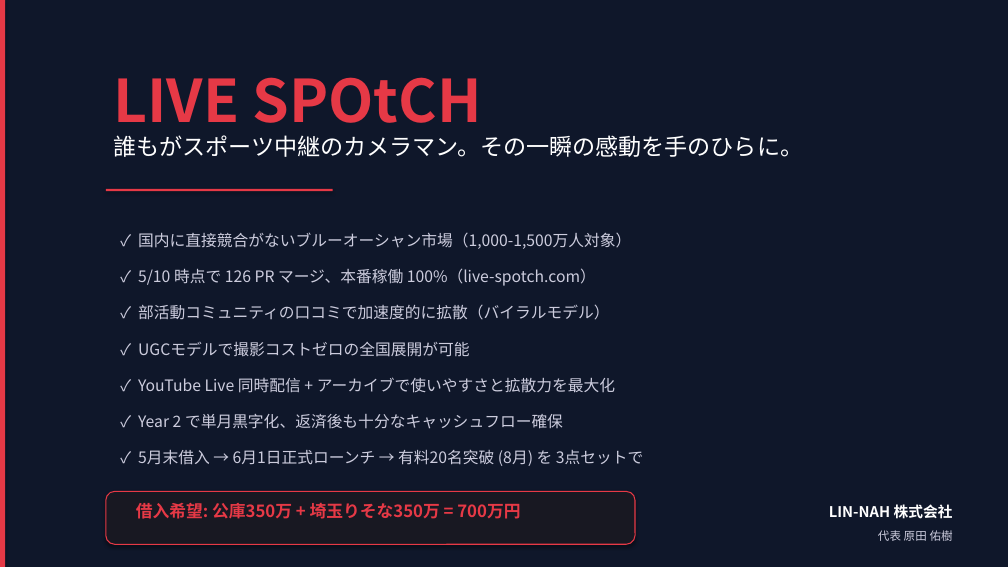
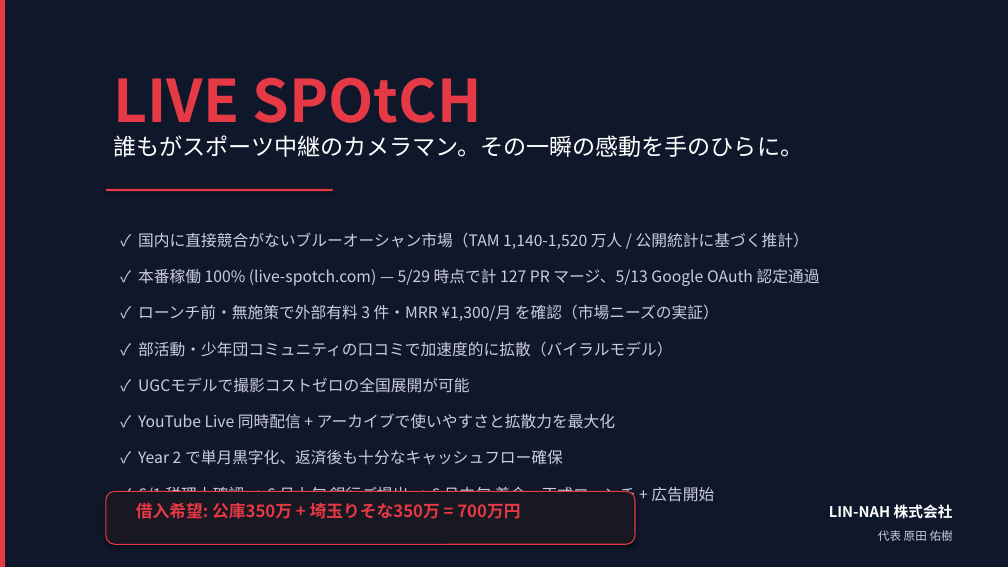
Before and after one commit to LIN-NAH-Yuki-Harada/sports-streaming-app, a slide deck: slide 15 of docs/LIVE_SPOtCH_事業計画書.pptx (slide 13 before the commit). Drawn at 1008x567 pixels with LibreOffice and Linux fonts; fonts in the diff are those of the drawing. Boxes give left, top, right and bottom in pixels: in the first picture for what was removed or moved away, otherwise in the second. Text is boxed around its words. In the diff, an @@ line names an element or a change of style, - is before the commit and + after.

```diff
--- a/docs/LIVE_SPOtCH_事業計画書.pptx
+++ b/docs/LIVE_SPOtCH_事業計画書.pptx
@@ text at [138,232,809,249]: text changed @@
-✓ 国内に直接競合がないブルーオーシャン市場（1,000-1,500万人対象）
+✓ 国内に直接競合がないブルーオーシャン市場（TAM 1,140-1,520 万人 / 公開統計に基づく推計）
@@ text at [138,269,820,286]: text changed @@
-✓ 5/10 時点で 126 PR マージ、本番稼働 100%（live-spotch.com）
+✓ 本番稼働 100% (live-spotch.com) — 5/29 時点で計 127 PR マージ、5/13 Google OAuth 認定通過
@@ text added at [138,304,719,321], 15 pt, text #CCCCDD @@
+✓ ローンチ前・無施策で外部有料 3 件・MRR ¥1,300/月 を確認（市場ニーズの実証）
@@ text at [138,341,673,357]: text changed @@
-✓ 部活動コミュニティの口コミで加速度的に拡散（バイラルモデル）
+✓ 部活動・少年団コミュニティの口コミで加速度的に拡散（バイラルモデル）
@@ 3 texts: place and size @@
-3 texts at [138,342,615,429]
+3 texts at [138,378,615,465]
@@ text removed at [138,450,643,466] @@
-✓ 5月末借入 → 6月1日正式ローンチ → 有料20名突破 (8月) を 3点セットで
@@ text added at [138,486,714,505], 15 pt, text #CCCCDD @@
+✓ 6/1 税理士確認 → 6 月上旬 銀行ご提出 → 6 月中旬 着金・正式ローンチ + 広告開始
```
Also in this commit, not shown: 8 other slides changed, 2 slides added, 5 other files.
